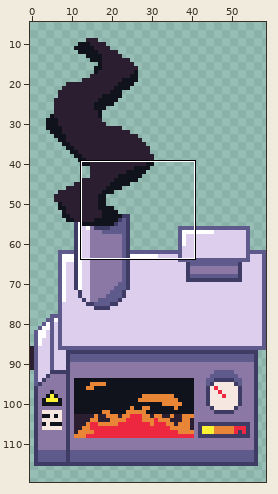
File history of a pixel-art file, Incinerator/Incinerator.aseprite. Above, an overview of the earlier version with the close-up marked.
Close-up. Before:
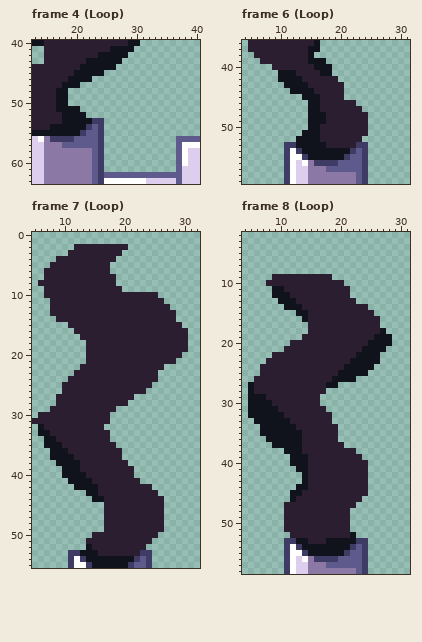
59x124 pixels, 10 frames. Shown: frame 4 (Loop): x 13..40, y 40..63; frame 6 (Loop): x 4..31, y 36..59; frame 7 (Loop): x 5..32, y 0..55; frame 8 (Loop): x 4..31, y 2..58. The wide view leaves out empty margins. The commit also changed other frames or places, which this record leaves out.
After the commit:
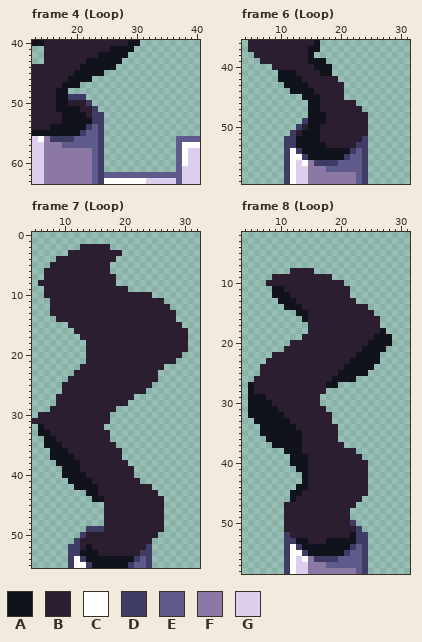
Palette (. is transparent): A #10121c  B #2c1e31  C #ffffff  D #3e3b65  E #5e5b8c  F #8c78a5  G #deceed
Diff:
{"where": "frame 4 (Loop), layer \"Base\""}
{"frame":4,"y":49,"x":19,"old":"...","new":"DDD"}
{"frame":4,"y":50,"x":19,"old":"....","new":"BBBD"}
{"frame":4,"y":51,"x":21,"old":"...","new":"BBD"}
{"frame":4,"y":52,"x":22,"old":"...","new":"BDD"}
{"where": "frame 6 (Loop), layer \"Base\""}
{"frame":6,"y":49,"x":14,"old":".","new":"D"}
{"frame":6,"y":50,"x":13,"old":"..","new":"DB"}
{"frame":6,"y":51,"x":12,"old":"..","new":"DB"}
{"frame":6,"y":52,"x":11,"old":"..","new":"DD"}
{"frame":6,"y":52,"x":24,"old":".","new":"D"}
{"where": "frame 7 (Loop), layers \"Smoke\", \"Base\""}
{"frame":7,"y":2,"x":12,"old":"B","new":"."}
{"frame":7,"y":2,"x":18,"old":"BBB","new":"..."}
{"frame":7,"y":9,"x":20,"old":".","new":"B"}
{"frame":7,"y":10,"x":25,"old":"B","new":"."}
{"frame":7,"y":49,"x":14,"old":"...","new":"DDD"}
{"frame":7,"y":50,"x":13,"old":"..","new":"DB"}
{"frame":7,"y":51,"x":12,"old":"..","new":"DB"}
{"frame":7,"y":52,"x":11,"old":"...","new":"DDB"}
{"frame":7,"y":52,"x":24,"old":".","new":"D"}
{"where": "frame 8 (Loop), layers \"Smoke\", \"Base\""}
{"frame":8,"y":8,"x":12,"old":"....","new":"BBBB"}
{"frame":8,"y":50,"x":22,"old":".","new":"D"}
{"frame":8,"y":51,"x":22,"old":"..","new":"BD"}
{"frame":8,"y":52,"x":11,"old":".","new":"D"}
{"frame":8,"y":52,"x":23,"old":"..","new":"DD"}
